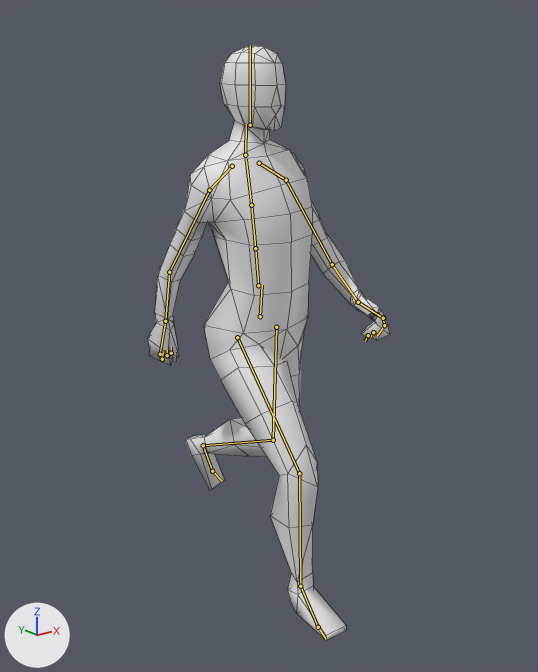
Before and after pictures for a commit that changed the FBX model Eagle Eye/Assets/_Game/Animations/Player/Anim_Player_Walking.fbx.
One viewpoint serves both versions: a camera (50 mm lens) standing at (-0.0246, -0.0319, 0.0269) and looking at (0.0004, -0.0005, 0.0144). Lighting does not change. The marker at lower left points along +X, +Y and +Z. The older version comes first. Both versions are drawn at frame 52 of the action 'mixamo.com'; the numbers are the values there. The bones that change, and the others that lie on the model, are drawn over the model as lines. Mesh edges are drawn as thin lines.

In view in the first picture: 'man_Cube.001'.
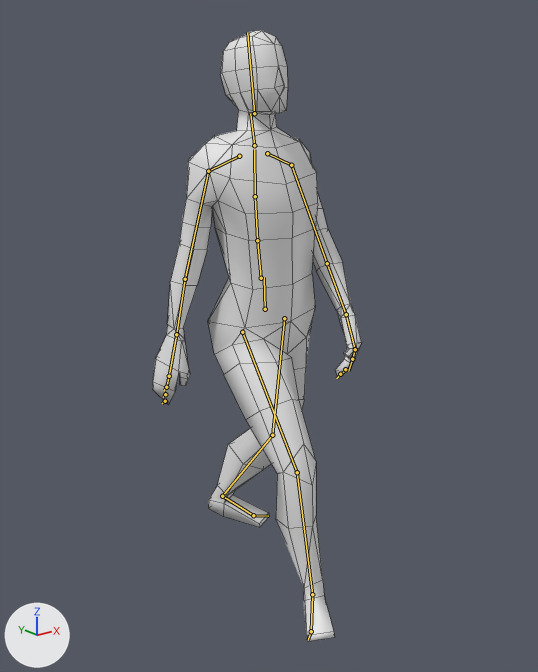
Changed parts and their boxes [x1, y1, x2, y2] in the pictures (538 x 672 px):
'man_Cube.001', posed (13% narrower): before [148, 45, 390, 640]; after [152, 30, 362, 641]
bone 'mixamorig:Hips', root to tip: before (260, 316) to (262, 285); after (265, 309) to (264, 277)
bone 'mixamorig:Spine', root to tip: before (258, 285) to (255, 248); after (261, 278) to (257, 240)
bone 'mixamorig:Spine1', root to tip: before (255, 248) to (251, 205); after (257, 240) to (255, 196)
bone 'mixamorig:Spine2', root to tip: before (251, 205) to (246, 159); after (255, 196) to (254, 149)
bone 'mixamorig:Neck', root to tip: before (245, 155) to (246, 124); after (254, 145) to (250, 113)
bone 'mixamorig:Head', root to tip: before (250, 125) to (250, 45); after (254, 113) to (247, 32)
bone 'mixamorig:LeftShoulder', root to tip: before (259, 163) to (286, 180); after (267, 153) to (291, 165)
bone 'mixamorig:LeftArm', root to tip: before (286, 180) to (332, 264); after (291, 165) to (327, 263)
bone 'mixamorig:LeftForeArm', root to tip: before (332, 264) to (358, 302); after (327, 263) to (346, 314)
bone 'mixamorig:LeftHand', root to tip: before (358, 302) to (383, 318); after (346, 314) to (355, 349)
bone 'mixamorig:LeftHandIndex1', root to tip: before (383, 318) to (384, 325); after (355, 349) to (352, 359)
bone 'mixamorig:LeftHandIndex2', root to tip: before (384, 325) to (377, 336); after (352, 359) to (348, 371)
bone 'mixamorig:RightShoulder', root to tip: before (232, 166) to (209, 190); after (239, 156) to (208, 171)
bone 'mixamorig:RightArm', root to tip: before (209, 190) to (169, 272); after (208, 171) to (185, 279)
bone 'mixamorig:RightForeArm', root to tip: before (169, 272) to (165, 321); after (185, 279) to (176, 334)
bone 'mixamorig:RightHand', root to tip: before (165, 321) to (160, 354); after (176, 334) to (169, 376)
bone 'mixamorig:RightHandIndex1', root to tip: before (160, 354) to (162, 359); after (169, 376) to (166, 387)
bone 'mixamorig:RightHandIndex2', root to tip: before (162, 359) to (163, 352); after (166, 387) to (164, 390)
bone 'mixamorig:LeftUpLeg', root to tip: before (276, 327) to (273, 440); after (284, 318) to (272, 435)
bone 'mixamorig:LeftLeg', root to tip: before (273, 440) to (203, 445); after (272, 435) to (222, 496)
bone 'mixamorig:LeftFoot', root to tip: before (203, 445) to (212, 471); after (222, 496) to (253, 515)
bone 'mixamorig:LeftToeBase', root to tip: before (212, 471) to (222, 481); after (253, 515) to (268, 516)
bone 'mixamorig:RightUpLeg', root to tip: before (237, 337) to (299, 473); after (242, 332) to (297, 472)
bone 'mixamorig:RightLeg', root to tip: before (299, 473) to (300, 586); after (297, 472) to (312, 594)
bone 'mixamorig:RightFoot', root to tip: before (300, 586) to (318, 627); after (312, 594) to (311, 631)

The change in detail:
Bone 'mixamorig:Hips' (bone_mixamorig_hips) moves from (0.008, -0.165, -0.034) to (-0.04, -0.112, -0.036).
Bone 'mixamorig:Hips' (bone_mixamorig_hips) turns from (15, -82, -12) to (-37, -85, 38) degrees about its own x, y and z.
Bone 'mixamorig:Spine' (bone_mixamorig_spine) turns from (0, -2, 1) to (2, -1, -1) degrees about its own x, y and z.
Bone 'mixamorig:Spine1' (bone_mixamorig_spine1) turns from (-1, -3, 1) to (4, -2, 0) degrees about its own x, y and z.
Bone 'mixamorig:Spine2' (bone_mixamorig_spine2) turns from (-1, -3, 1) to (4, -2, 0) degrees about its own x, y and z.
Bone 'mixamorig:Neck' (bone_mixamorig_neck) turns from (-1, 1, -3) to (-18, 0, 1) degrees about its own x, y and z.
Bone 'mixamorig:Head' (bone_mixamorig_head) turns from (2, 0, 2) to (2, 3, -1) degrees about its own x, y and z.
Bone 'mixamorig:LeftShoulder' (bone_mixamorig_leftshoulder) turns from (6, 8, 14) to (-7, 1, 0) degrees about its own x, y and z.
Bone 'mixamorig:LeftArm' (bone_mixamorig_leftarm) turns from (-15, -6, 4) to (16, 24, 44) degrees about its own x, y and z.
Bone 'mixamorig:LeftForeArm' (bone_mixamorig_leftforearm) turns from (15, 7, 46) to (4, 0, 1) degrees about its own x, y and z.
Bone 'mixamorig:LeftHand' (bone_mixamorig_lefthand) turns from (-35, 13, -1) to (-12, -9, 1) degrees about its own x, y and z.
Bone 'mixamorig:LeftHandIndex1' (bone_mixamorig_lefthandindex1) turns from (45, -5, 28) to (36, -1, 18) degrees about its own x, y and z.
Bone 'mixamorig:LeftHandIndex2' (bone_mixamorig_lefthandindex2) turns from (57, 10, -1) to (4, 4, -19) degrees about its own x, y and z.
Bone 'mixamorig:RightShoulder' (bone_mixamorig_rightshoulder) turns from (6, -4, 0) to (-9, 2, 2) degrees about its own x, y and z.
Bone 'mixamorig:RightArm' (bone_mixamorig_rightarm) turns from (-1, 8, 31) to (12, 10, 0) degrees about its own x, y and z.
Bone 'mixamorig:RightForeArm' (bone_mixamorig_rightforearm) turns from (14, -19, -21) to (4, 0, -2) degrees about its own x, y and z.
Bone 'mixamorig:RightHand' (bone_mixamorig_righthand) turns from (-16, -7, 15) to (-24, -38, 20) degrees about its own x, y and z.
Bone 'mixamorig:RightHandIndex1' (bone_mixamorig_righthandindex1) turns from (-4, -6, -28) to (-25, 0, 0) degrees about its own x, y and z.
Bone 'mixamorig:RightHandIndex2' (bone_mixamorig_righthandindex2) turns from (70, 17, -50) to (47, 1, -7) degrees about its own x, y and z.
Bone 'mixamorig:LeftUpLeg' (bone_mixamorig_leftupleg) turns from (-4, -9, 3) to (-9, -15, -4) degrees about its own x, y and z.
Bone 'mixamorig:LeftLeg' (bone_mixamorig_leftleg) turns from (-49, 9, -2) to (-15, 2, 0) degrees about its own x, y and z.
Bone 'mixamorig:LeftFoot' (bone_mixamorig_leftfoot) turns from (-6, 11, 4) to (19, 0, 2) degrees about its own x, y and z.
Bone 'mixamorig:LeftToeBase' (bone_mixamorig_lefttoebase) turns from (11, -7, -1) to (7, -3, -1) degrees about its own x, y and z.
Bone 'mixamorig:RightUpLeg' (bone_mixamorig_rightupleg) turns from (45, 6, 8) to (41, 6, 3) degrees about its own x, y and z.
Bone 'mixamorig:RightLeg' (bone_mixamorig_rightleg) turns from (-28, 1, 0) to (-18, 9, -2) degrees about its own x, y and z.
Bone 'mixamorig:RightFoot' (bone_mixamorig_rightfoot) turns from (-10, -8, -2) to (0, 0, -20) degrees about its own x, y and z.
